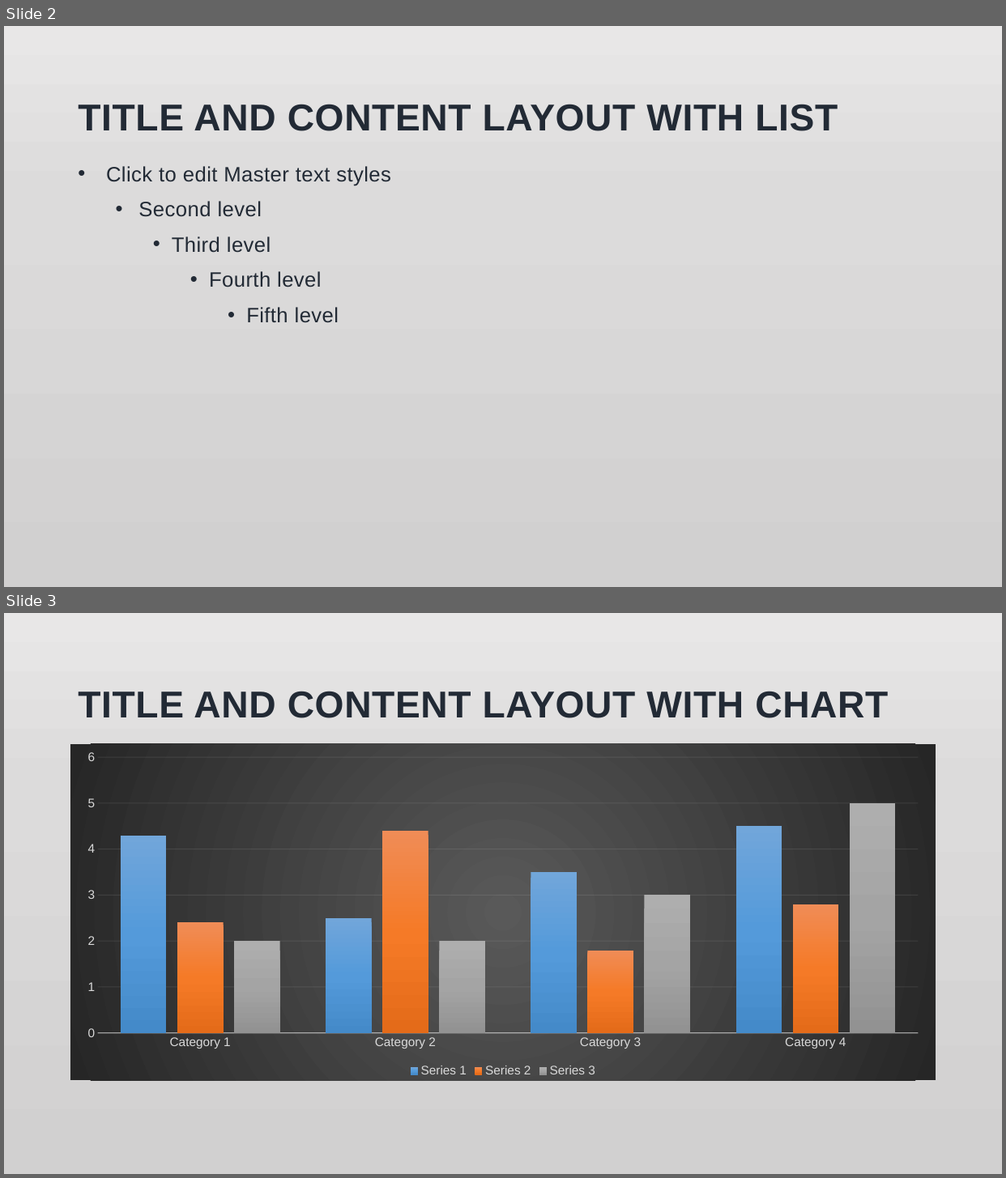
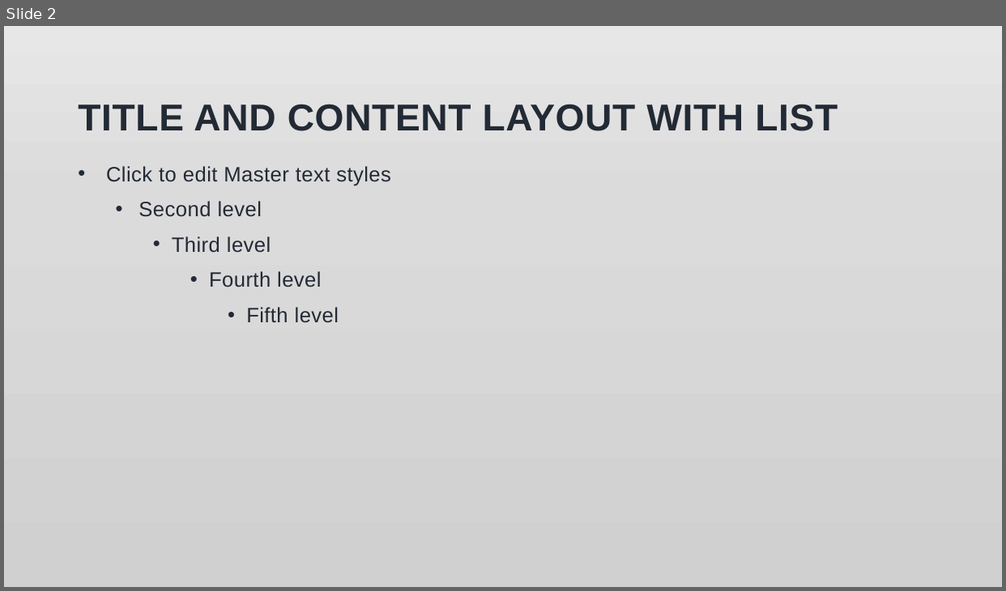
Before and after one commit to drickweed/course, a slide deck: Computational science/one - high level view.pptx. Shown one above the other, each under a label of ours: slides 2 and 3 before the commit, slide 2 after it. The pictures are 1006x1178 and 1006x591 pixels, drawn with LibreOffice and Linux fonts; fonts in the diff are those of the drawing; background and template pictures are left out. Boxes give left, top, right and bottom in pixels: in the first picture for what was removed or moved away, otherwise in the second. Text is boxed around its words. In the diff, an @@ line names an element or a change of style, - is before the commit and + after.

```diff
--- a/Computational science/one - high level view.pptx
+++ b/Computational science/one - high level view.pptx
@@ slide 3 removed at bbox=[4, 613, 1002, 1174], background picture (left out) @@
@@ title removed at bbox=[78, 691, 888, 718] @@
-TITLE AND CONTENT LAYOUT WITH CHART
@@ column chart removed at bbox=[70, 744, 936, 1081] @@
-categories: Category 1, Category 2, Category 3, Category 4
-Series 1: 4.3, 2.5, 3.5, 4.5
-Series 2: 2.4, 4.4, 1.8, 2.8
-Series 3: 2, 2, 3, 5
```
Also in this commit, not shown: 1 slide changed, 3 slides added, 2 other slides removed, 27 other files.
